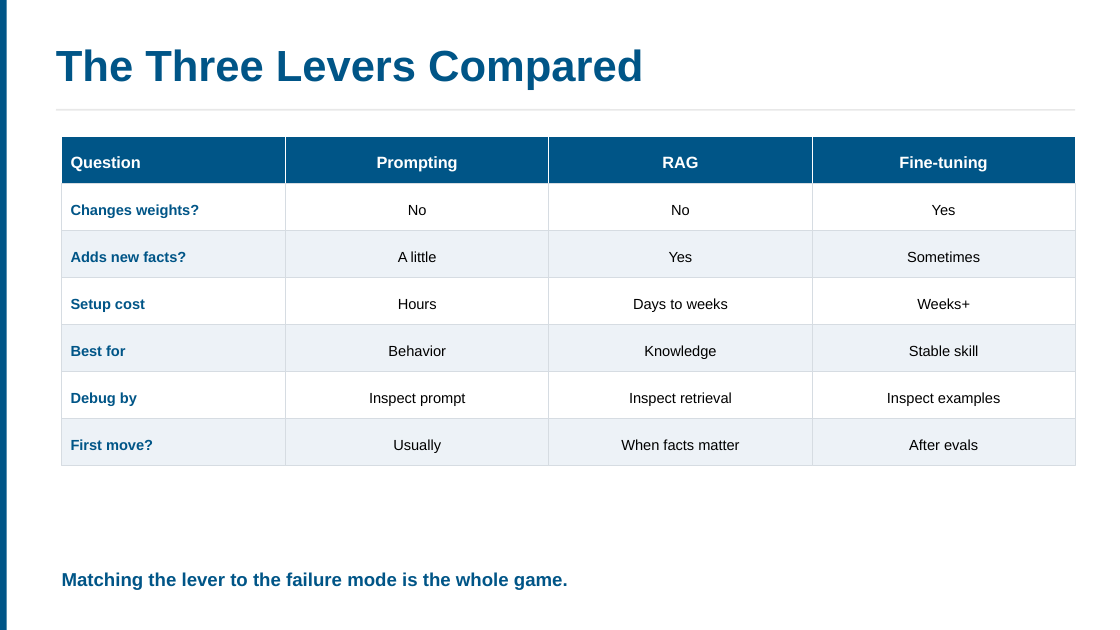
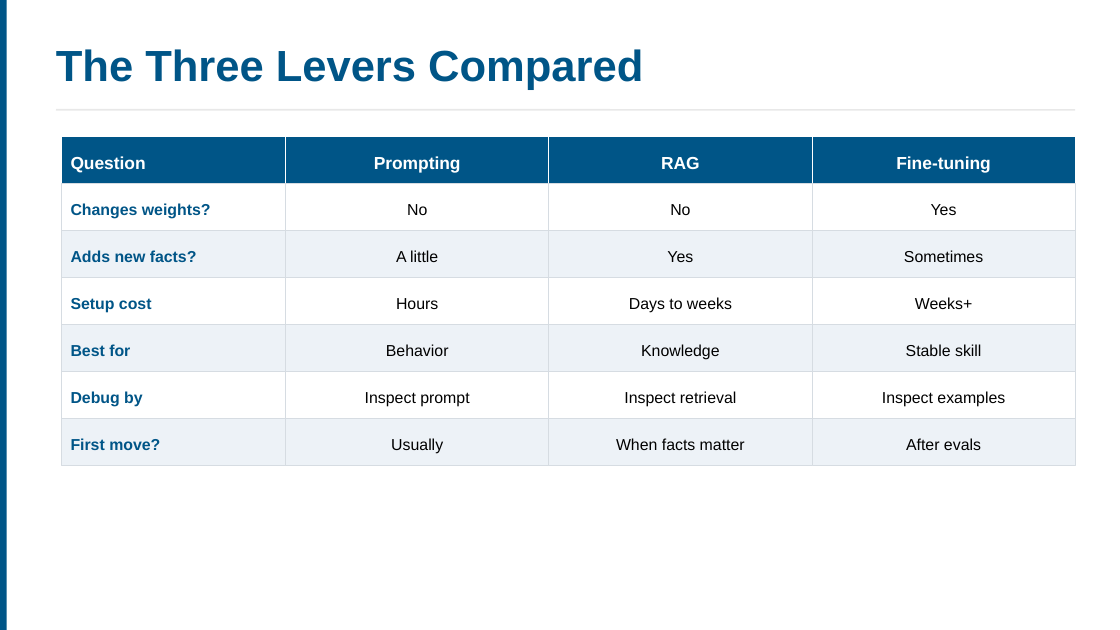
Before and after one commit to ucla-anderson-SSAI/SSAI, a slide deck: slide 10 of Slides/Week 8/Week8.pptx (slide 24 before the commit). Drawn at 1120x630 pixels with LibreOffice and Linux fonts; fonts in the diff are those of the drawing. Boxes give left, top, right and bottom in pixels: in the first picture for what was removed or moved away, otherwise in the second. Text is boxed around its words. In the diff, an @@ line names an element or a change of style, - is before the commit and + after.

```diff
--- a/Slides/Week 8/Week8.pptx
+++ b/Slides/Week 8/Week8.pptx
@@ size 10.5 to 11.2 pt in 4 elements at <box>71,156,146,173</box>, <box>374,156,461,173</box>, <box>661,157,700,169</box>, <box>896,156,990,173</box> @@
@@ size 9.4 to 10.2 pt in 24 elements at <box>71,203,211,219</box>, <box>407,204,427,215</box>, <box>670,204,690,215</box>, <box>931,204,957,215</box>, <box>71,250,197,262</box>, <box>396,250,438,262</box>, <box>667,251,693,262</box>, <box>904,250,983,262</box>, <box>71,298,152,313</box>, <box>396,298,438,309</box>, <box>629,297,732,313</box>, <box>915,297,972,309</box>, <box>71,344,130,356</box>, <box>386,344,449,356</box>, <box>641,344,720,360</box>, <box>906,344,981,356</box>, <box>71,391,143,407</box>, <box>365,392,469,407</box>, <box>624,391,736,407</box>, <box>882,391,1005,407</box>, <box>71,438,160,450</box>, <box>391,438,443,454</box>, <box>616,438,745,450</box>, <box>906,438,981,450</box> @@
@@ text removed at <box>62,572,568,590</box> @@
-Matching the lever to the failure mode is the whole game.
```
Also in this commit, not shown: 7 other slides changed, 12 slides added, 35 slides removed, 8 other files.
